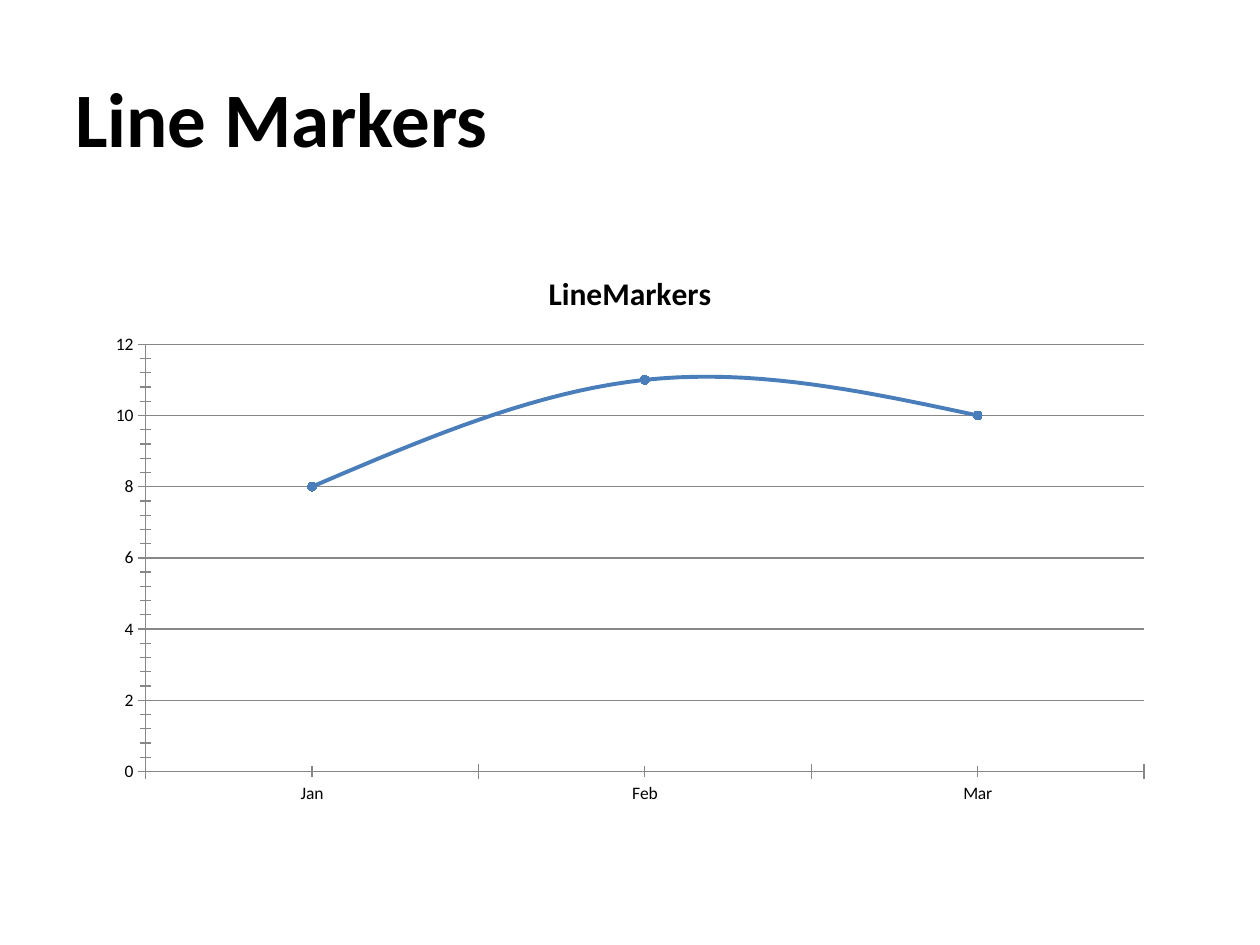
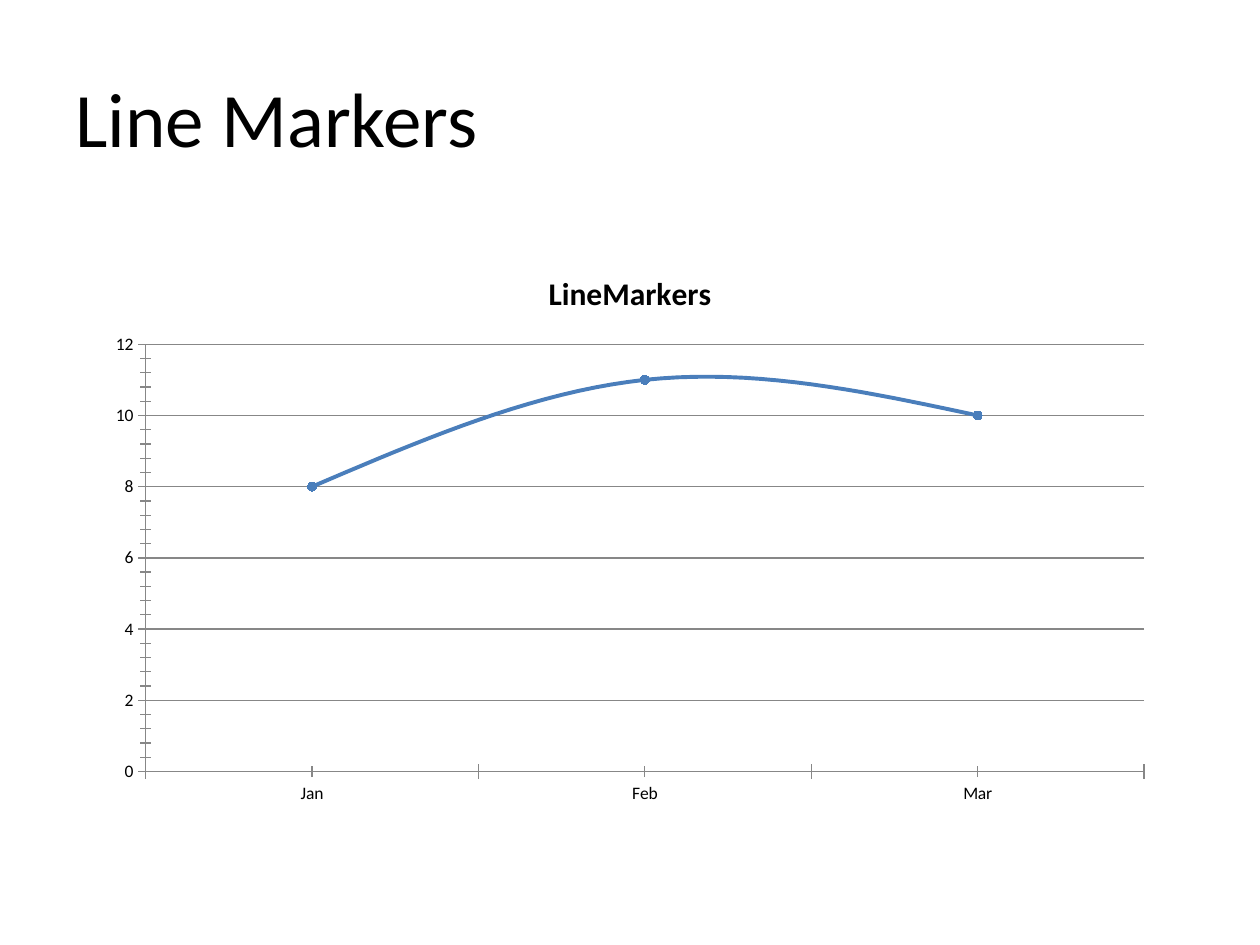
Before and after one commit to djinn-soul/gopptx, a slide deck: slide 4 of smoke_samples/family1_bar_line_area_variants.pptx. Drawn at 1260x945 pixels with LibreOffice and Linux fonts; fonts in the diff are those of the drawing. Boxes give left, top, right and bottom in pixels: in the first picture for what was removed or moved away, otherwise in the second. Text is boxed around its words. In the diff, an @@ line names an element or a change of style, - is before the commit and + after.

```diff
--- a/smoke_samples/family1_bar_line_area_variants.pptx
+++ b/smoke_samples/family1_bar_line_area_variants.pptx
@@ text "Line Markers" at [75, 93, 477, 148]: bold off @@
```
Also in this commit, not shown: 6 other slides changed, 40 other files.
